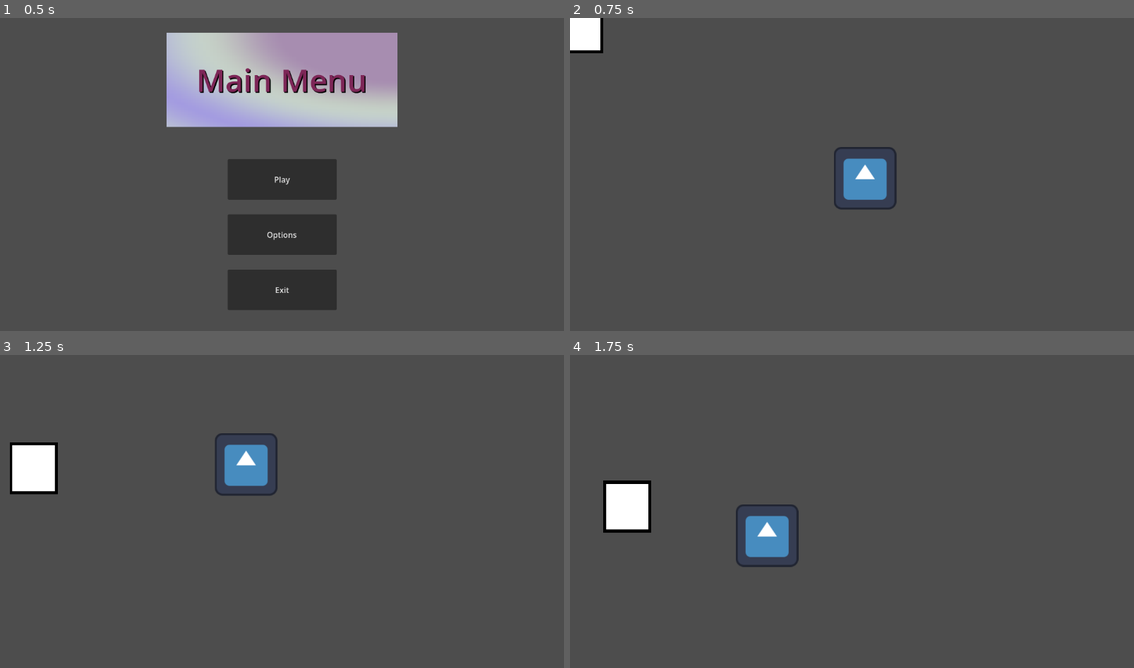
Above: before the commit, frames 1-4 (two rows, left to right).
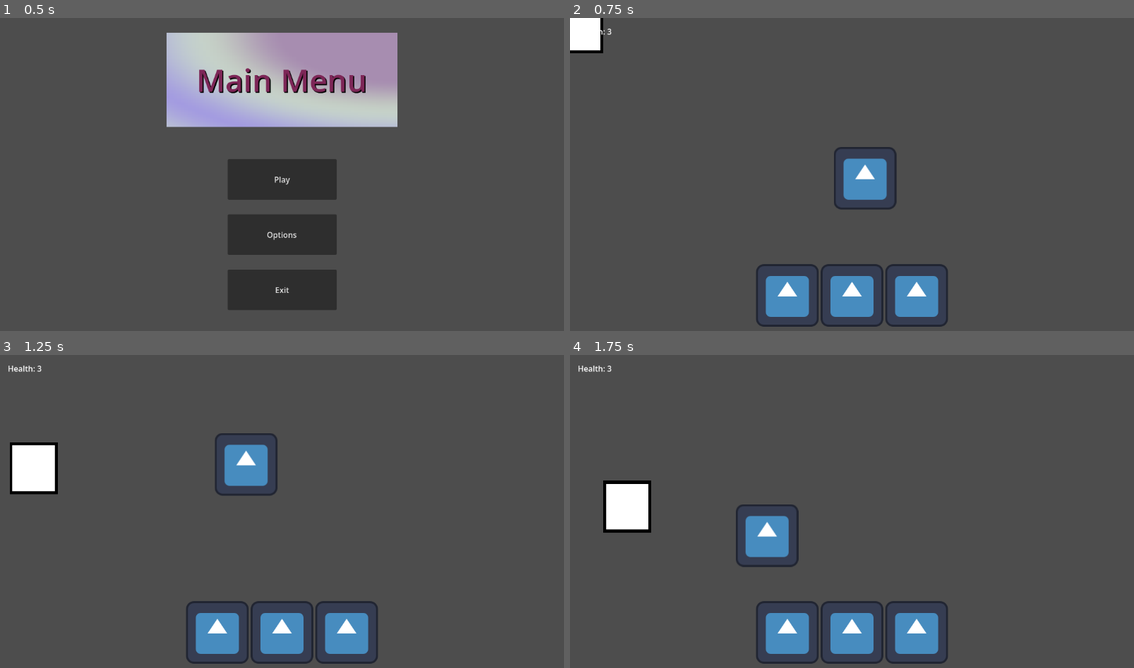
Above: after the commit, the same moments.

Repository: driftingdeluge/Spring_Game_Jam_2026
Game: Godot game, scene res://Scenes/Menu.tscn
The game is run twice, just before and just after one commit, with the same random seed, the same clock (stepped at 60 frames per second) and the same inputs. The engine's default icon, where the game draws it, is replaced by a stand-in: a white triangle on a blue panel in a dark square.
Inputs:
- Up to frame 1 (0.5 s): no input
- Up to frame 2 (0.75 s): click "Play" at 0.5 s
- Up to frame 3 (1.25 s): no input
- Up to frame 4 (1.75 s): tap Space (jump) at 1.52 s

Frame 1 is identical in both runs. In frame 2, 3.9% of the frame differs, in the area x 5-67%, y 3-99%; in frame 3, 3.9%, in the area x 1-67%, y 3-99%; in frame 4, 3.9%.

Commit message:
added prototype hud for levels

Diff:
--- /dev/null
+++ b/Scenes/hud.tscn
@@ -0,0 +1,50 @@
+[gd_scene format=3 uid="uid://cykc8rbeyia0c"]
+
+[ext_resource type="Texture2D" uid="uid://xgddwp673vky" path="res://icon.svg" id="1_e0onf"]
+
+[node name="HUD" type="Control" unique_id=1562084413]
+layout_mode = 3
+anchors_preset = 15
+anchor_right = 1.0
+anchor_bottom = 1.0
+grow_horizontal = 2
+grow_vertical = 2
+
+[node name="HUDMargin" type="MarginContainer" parent="." unique_id=1360426510]
+layout_mode = 1
+anchors_preset = 15
+anchor_right = 1.0
+anchor_bottom = 1.0
+grow_horizontal = 2
+grow_vertical = 2
+theme_override_constants/margin_left = 16
+theme_override_constants/margin_top = 16
+theme_override_constants/margin_right = 16
+theme_override_constants/margin_bottom = 16
+
+[node name="VBoxContainer" type="VBoxContainer" parent="HUDMargin" unique_id=1308242173]
+layout_mode = 2
+
+[node name="Health" type="Label" parent="HUDMargin/VBoxContainer" unique_id=1090562758]
+layout_mode = 2
+text = "Health: 3"
+
+[node name="Control" type="Control" parent="HUDMargin/VBoxContainer" unique_id=23489644]
+layout_mode = 2
+size_flags_vertical = 3
+
+[node name="ActionContainer" type="HBoxContainer" parent="HUDMargin/VBoxContainer" unique_id=770528888]
+layout_mode = 2
+alignment = 1
+
+[node name="Attack" type="TextureRect" parent="HUDMargin/VBoxContainer/ActionContainer" unique_id=1992397487]
+layout_mode = 2
+texture = ExtResource("1_e0onf")
+
+[node name="Jump" type="TextureRect" parent="HUDMargin/VBoxContainer/ActionContainer" unique_id=946501379]
+layout_mode = 2
+texture = ExtResource("1_e0onf")
+
+[node name="ChangeDirection" type="TextureRect" parent="HUDMargin/VBoxContainer/ActionContainer" unique_id=129869198]
+layout_mode = 2
+texture = ExtResource("1_e0onf")
--- a/Scenes/playground.tscn
+++ b/Scenes/playground.tscn
@@ -3,6 +3,7 @@
 [ext_resource type="PackedScene" uid="uid://cuh2bed3vj1h1" path="res://Scenes/Player.tscn" id="1_rupst"]
 [ext_resource type="PackedScene" uid="uid://futohi41ky8k" path="res://Scenes/obstacle.tscn" id="2_6xle2"]
 [ext_resource type="Script" uid="uid://563d77m5scn5" path="res://Scenes/spawner.gd" id="3_u4ce8"]
+[ext_resource type="PackedScene" uid="uid://cykc8rbeyia0c" path="res://Scenes/hud.tscn" id="4_qyfof"]
 
 [sub_resource type="WorldBoundaryShape2D" id="WorldBoundaryShape2D_edjgo"]
 
@@ -22,3 +23,7 @@
 [node name="Spawner" type="Node2D" parent="." unique_id=280141274]
 position = Vector2(1226, 437)
 script = ExtResource("3_u4ce8")
+
+[node name="CanvasLayer" type="CanvasLayer" parent="." unique_id=1784347453]
+
+[node name="HUD" parent="CanvasLayer" unique_id=1562084413 instance=ExtResource("4_qyfof")]
